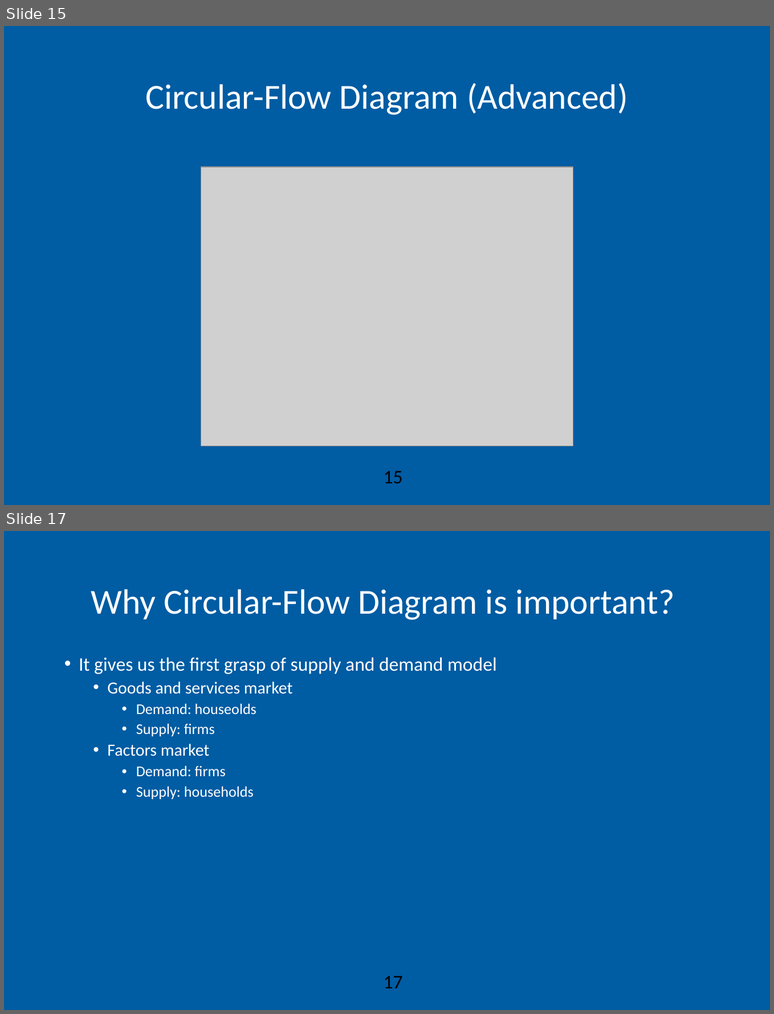
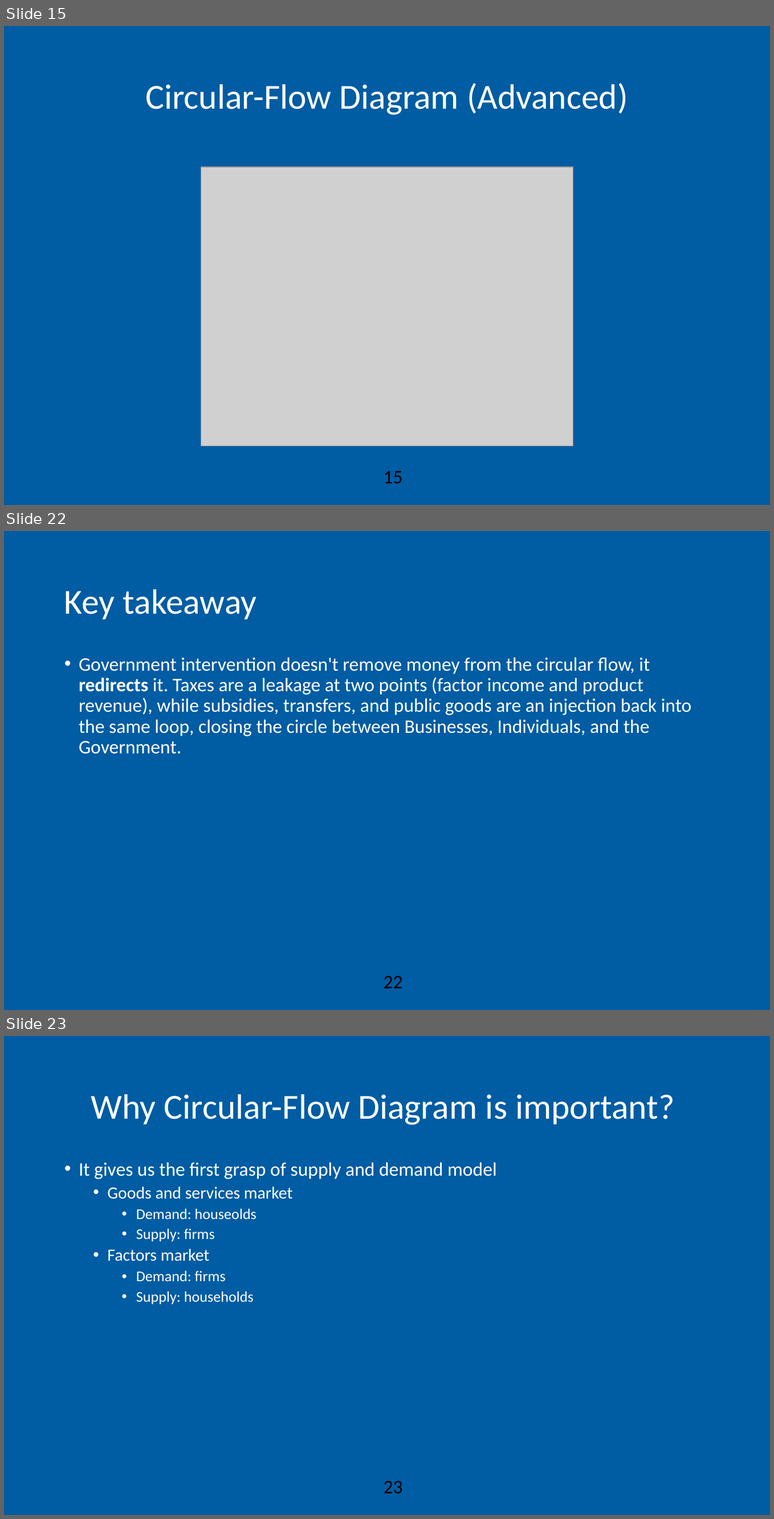
Before and after one commit to AEGDDI/idr305, a slide deck: lectures/L2.pptx. Shown one above the other, each under a label of ours: slides 15 and 17 before the commit, slides 15, 22 and 23 after it; the slides between them are not shown. The pictures are 774x1014 and 774x1519 pixels, drawn with LibreOffice and Linux fonts; fonts in the diff are those of the drawing; grey boxes stand for pictures; background and template pictures are left out. Boxes give left, top, right and bottom in pixels: in the first picture for what was removed or moved away, otherwise in the second. Text is boxed around its words. In the diff, an @@ line names an element or a change of style, - is before the commit and + after.

```diff
--- a/lectures/L2.pptx
+++ b/lectures/L2.pptx
@@ slide 22 added at box(4, 531, 770, 1010), background #FFFFFF; not listed: 2 template elements that a slide beside it also shows @@
@@ title added at box(64, 589, 257, 619), 33 pt, text #FFFFFF @@
+Key takeaway
@@ text added at box(79, 657, 692, 754), 18 pt, text #FFFFFF @@
+• Government intervention doesn't remove money from the circular flow, it redirects it. Taxes are a leakage at two points (factor income and product revenue), while subsidies, transfers, and public goods are an injection back into the same loop, closing the circle between Businesses, Individuals, and the Government.
@@ what was slide 17 is now slide 23 @@
@@ page number at box(384, 1481, 403, 1493): text changed @@
-17
+23
```
Also in this commit, not shown: 4 slides changed, 5 other slides added, 1 other file.
